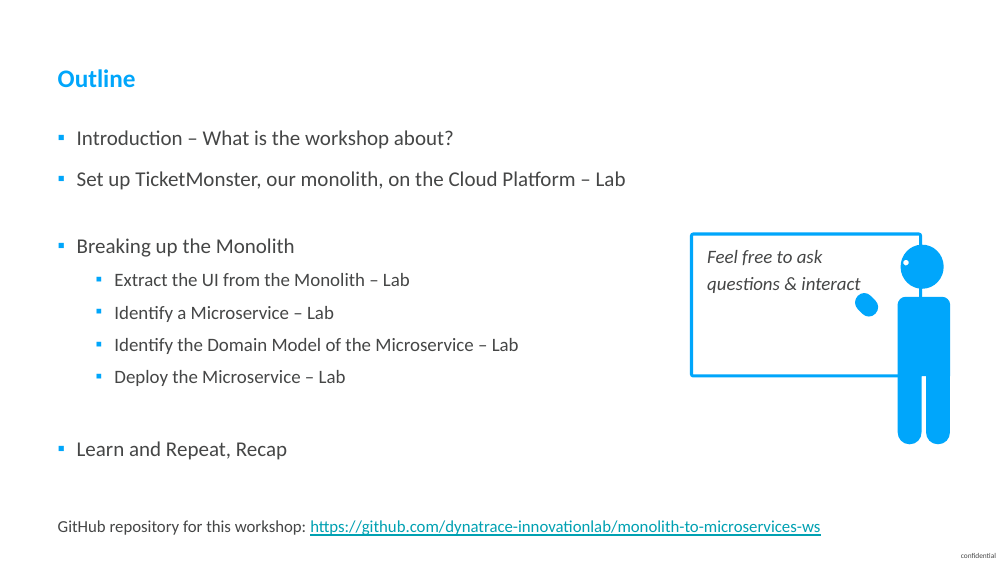
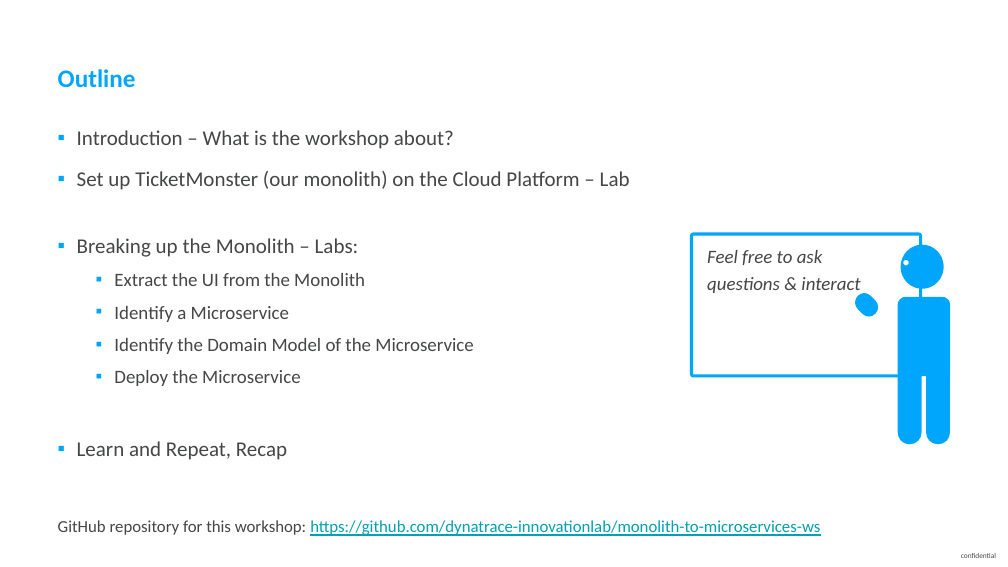
Before and after one commit to thiagobien/ACL, a slide deck: slide 2 of workshop/03_Monolith_to_Microservices/ACMWorkshop_Monolith_to_Microservices.pptx. Drawn at 1008x567 pixels with LibreOffice and Linux fonts; fonts in the diff are those of the drawing. Boxes give left, top, right and bottom in pixels: in the first picture for what was removed or moved away, otherwise in the second. Text is boxed around its words. In the diff, an @@ line names an element or a change of style, - is before the commit and + after.

Commit message:
Save current progress of labs.

```diff
--- a/workshop/03_Monolith_to_Microservices/ACMWorkshop_Monolith_to_Microservices.pptx
+++ b/workshop/03_Monolith_to_Microservices/ACMWorkshop_Monolith_to_Microservices.pptx
@@ text at <box>77,171,630,386</box>: text changed @@
-▪ Set up TicketMonster, our monolith, on the Cloud Platform – Lab
-▪ Breaking up the Monolith
-  ▪ Extract the UI from the Monolith – Lab
-  ▪ Identify a Microservice – Lab
-  ▪ Identify the Domain Model of the Microservice – Lab
-  ▪ Deploy the Microservice – Lab
+▪ Set up TicketMonster (our monolith) on the Cloud Platform – Lab
+▪ Breaking up the Monolith – Labs:
+  ▪ Extract the UI from the Monolith
+  ▪ Identify a Microservice
+  ▪ Identify the Domain Model of the Microservice
+  ▪ Deploy the Microservice
```
Also in this commit, not shown: 11 other slides changed, 2 slides added, 2 slides removed, 13 other files.
